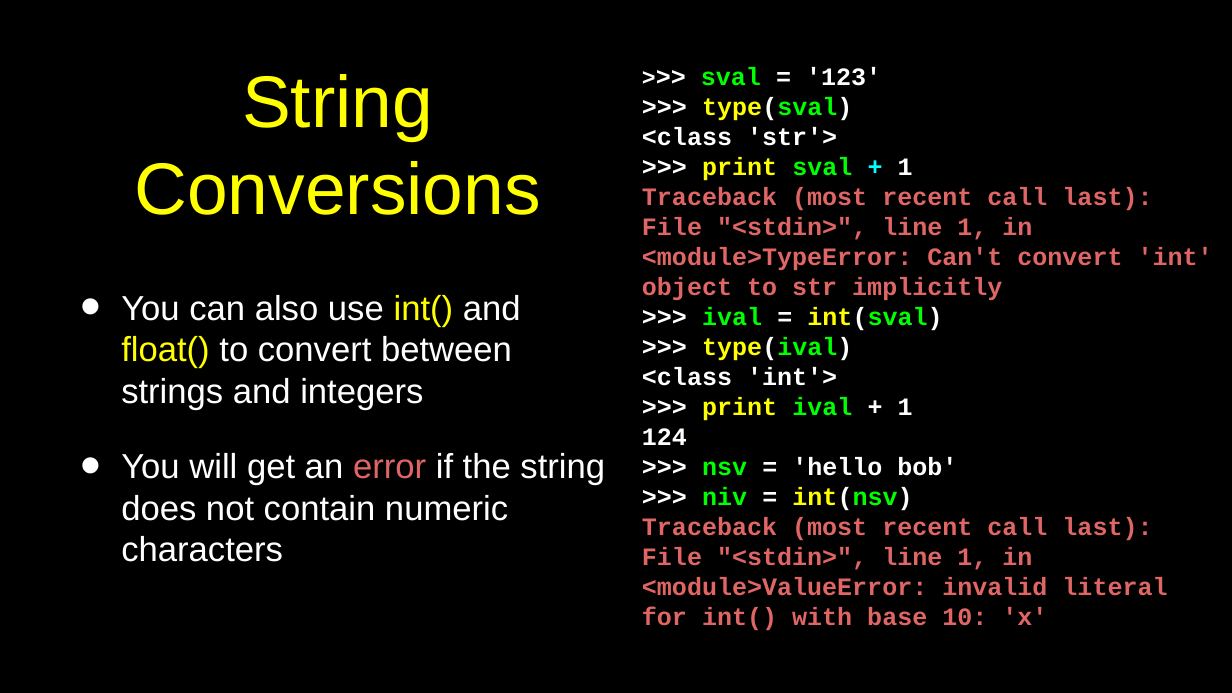
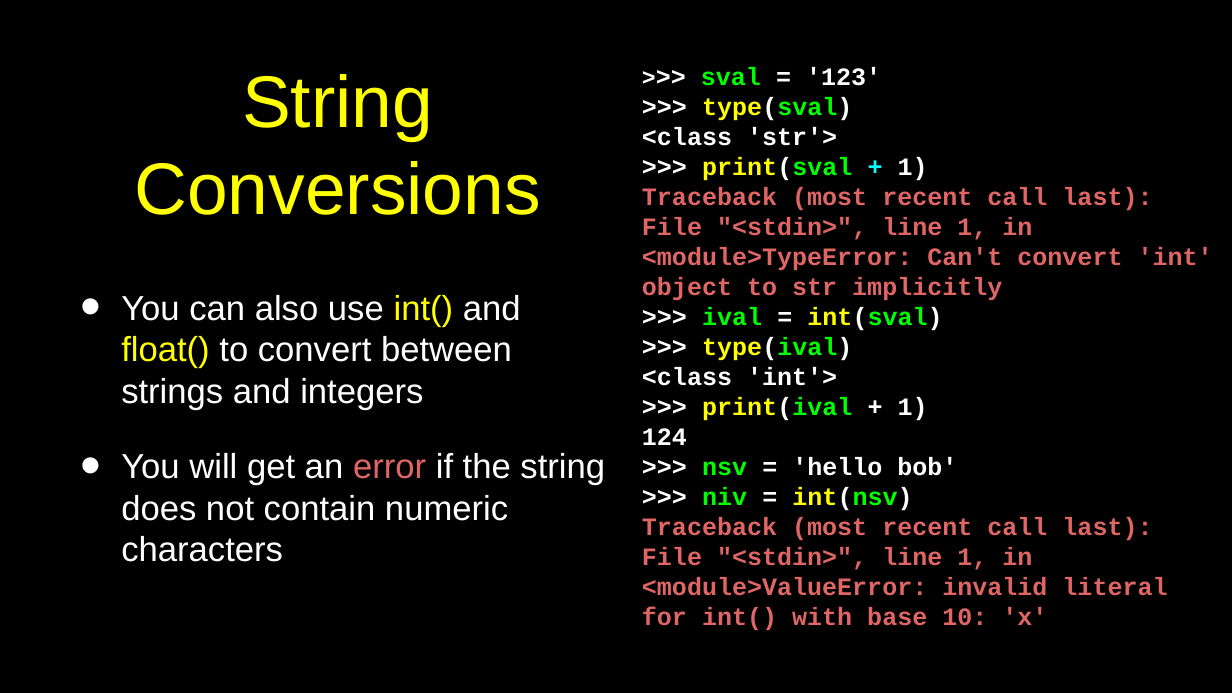
Before and after one commit to csev/py4e, a slide deck: slide 22 of lectures3/Pythonlearn-02-Expressions.pptx. Drawn at 1232x693 pixels with LibreOffice and Linux fonts; fonts in the diff are those of the drawing. Boxes give left, top, right and bottom in pixels: in the first picture for what was removed or moved away, otherwise in the second. Text is boxed around its words. In the diff, an @@ line names an element or a change of style, - is before the commit and + after.

```diff
--- a/lectures3/Pythonlearn-02-Expressions.pptx
+++ b/lectures3/Pythonlearn-02-Expressions.pptx
@@ text at (x1=702, y1=157, x2=928, y2=181): text changed; text colour #FFFF00 to #FFFFFF @@
->>> print sval + 1
+>>> print(sval + 1)
@@ text at (x1=702, y1=397, x2=928, y2=421): text changed @@
->>> print ival + 1
+>>> print(ival + 1)
```
Also in this commit, not shown: 1 other slide changed, 1 other file.
